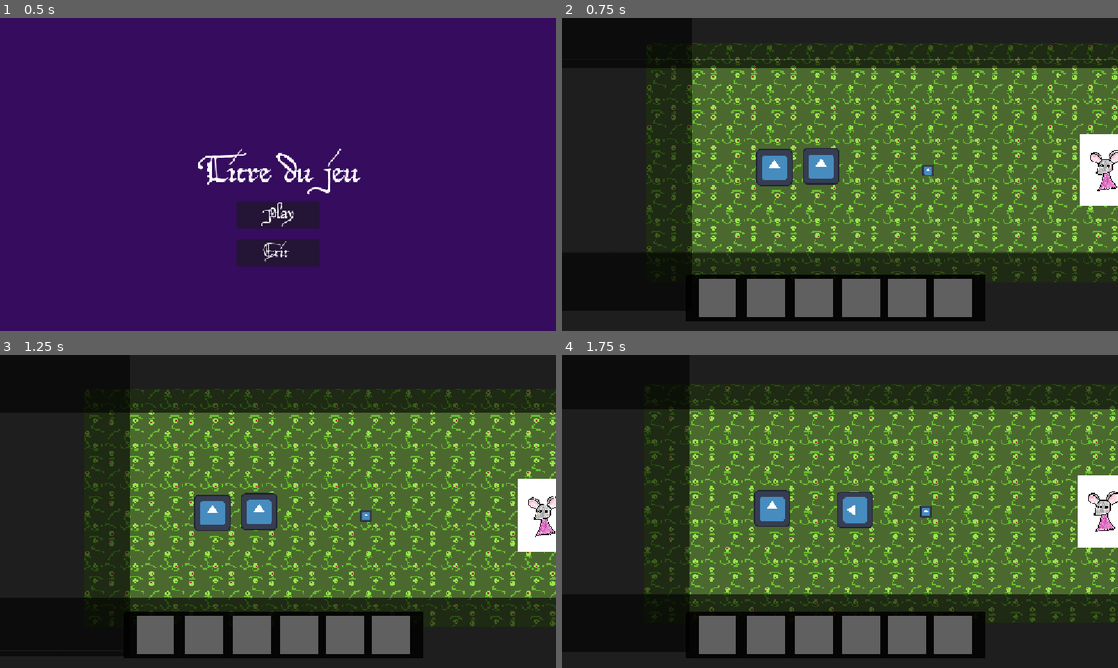
Above: before the commit, frames 1-4 (two rows, left to right).
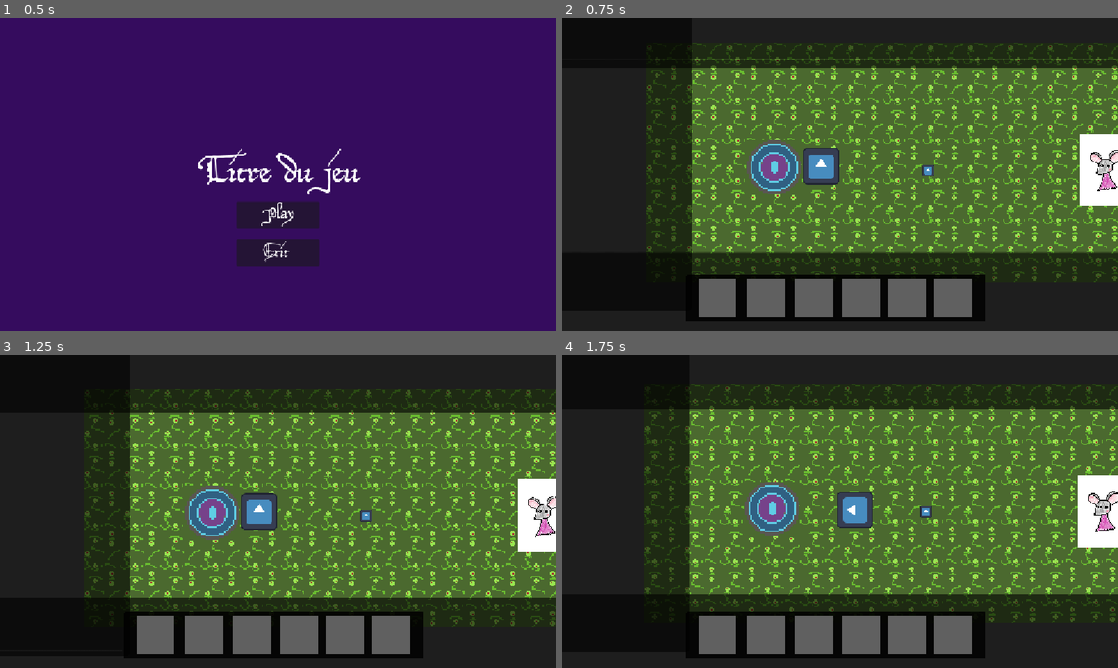
Above: after the commit, the same moments.

Repository: ygrecky/GameJam1
Game: Godot game, scene res://scenes/game_controller.tscn
Same seed, same stepped clock (60 frames per second), same inputs: the game is played once before the commit and once after it. The engine's default icon, where the game draws it, is replaced by a stand-in: a white triangle on a blue panel in a dark square.
Inputs (mouse positions are in pixels of both pictures, inside the frame that each line leads up to):
- Up to frame 1 (0.5 s): no input
- Up to frame 2 (0.75 s): click (840, 215) at 0.5 s
- Up to frame 3 (1.25 s): no input
- Up to frame 4 (1.75 s): hold Right (right) from 1.28 s (still down); hold Space (action_1) from 1.28 s (still down)

Frame 1 is identical in both runs. In frame 2, 1.4% of the frame differs, in the area x 33-43%, y 38-57%; in frame 3, 1.4%, in the area x 33-43%, y 41-60%; in frame 4, 1.4%.

Commit message:
tentative de merge

Diff:
--- a/scenes/Decoration/autel.tscn
+++ b/scenes/Decoration/autel.tscn
@@ -1,9 +1,10 @@
 [gd_scene format=3 uid="uid://idj78xtahws3"]
 
-[ext_resource type="Texture2D" uid="uid://c353tuvpl12xx" path="res://icon.svg" id="1_r6a8l"]
+[ext_resource type="Texture2D" uid="uid://f73067xyq4bk" path="res://assets/tiles/tile_autel.png" id="1_r6a8l"]
 
 [node name="Autel" type="Node2D" unique_id=1929311227]
 
 [node name="Sprite2D" type="Sprite2D" parent="." unique_id=585259451]
 position = Vector2(3, 4)
+scale = Vector2(5.93, 5.93)
 texture = ExtResource("1_r6a8l")
--- /dev/null
+++ b/scenes/Decoration/chemin et virage.tscn
@@ -0,0 +1,18 @@
+[gd_scene format=3 uid="uid://cm3it50luwt1b"]
+
+[ext_resource type="PackedScene" uid="uid://csql6brr1dlkx" path="res://scenes/Decoration/chemin.tscn" id="1_px5ou"]
+[ext_resource type="PackedScene" uid="uid://dtsvsklgqr5s0" path="res://scenes/Decoration/chemin_virage.tscn" id="2_re3at"]
+
+[node name="Node2D" type="Node2D" unique_id=1867184124]
+
+[node name="Chemin" parent="." unique_id=1271939013 instance=ExtResource("1_px5ou")]
+position = Vector2(2154, 490)
+rotation = 1.5707964
+
+[node name="Chemin2" parent="." unique_id=1547768559 instance=ExtResource("1_px5ou")]
+position = Vector2(2885, 1203)
+
+[node name="Chemin virage" parent="." unique_id=1553690868 instance=ExtResource("2_re3at")]
+position = Vector2(2163, 1212)
+rotation = -1.5707964
+scale = Vector2(11.905, 11.905)
--- /dev/null
+++ b/scenes/Decoration/chemin_virage.tscn
@@ -0,0 +1,8 @@
+[gd_scene format=3 uid="uid://dtsvsklgqr5s0"]
+
+[ext_resource type="Texture2D" uid="uid://dirfmhh42jgsd" path="res://assets/tiles/tile_chemin_virage.png" id="1_18uck"]
+
+[node name="Chemin virage" type="Node2D" unique_id=1553690868]
+
+[node name="Sprite2D" type="Sprite2D" parent="." unique_id=1975493869]
+texture = ExtResource("1_18uck")
--- /dev/null
+++ b/scenes/Decoration/fontaine.tscn
@@ -0,0 +1,19 @@
+[gd_scene format=3 uid="uid://rfwu7hewpvwa"]
+
+[ext_resource type="Texture2D" uid="uid://duvj0eabo1v4c" path="res://assets/décor/fontaine.png" id="1_fo84c"]
+
+[sub_resource type="CapsuleShape2D" id="CapsuleShape2D_y7o8b"]
+radius = 78.0
+height = 344.0
+
+[node name="Fontaine" type="StaticBody2D" unique_id=1356898558]
+
+[node name="Sprite2D" type="Sprite2D" parent="." unique_id=910490546]
+position = Vector2(8, -54)
+scale = Vector2(5.27, 5.27)
+texture = ExtResource("1_fo84c")
+
+[node name="CollisionShape2D" type="CollisionShape2D" parent="." unique_id=976610999]
+position = Vector2(7, 9)
+rotation = 1.5707964
+shape = SubResource("CapsuleShape2D_y7o8b")
--- /dev/null
+++ b/scenes/Decoration/puit.tscn
@@ -0,0 +1,18 @@
+[gd_scene format=3 uid="uid://dxoqlvh3iwc81"]
+
+[ext_resource type="Texture2D" uid="uid://d331fgajhdxke" path="res://assets/décor/puits.png" id="1_d8qq5"]
+
+[sub_resource type="RectangleShape2D" id="RectangleShape2D_u081y"]
+size = Vector2(168, 111.5)
+
+[node name="Puit" type="StaticBody2D" unique_id=111173393]
+
+[node name="Sprite2D" type="Sprite2D" parent="." unique_id=468309088]
+z_index = 1
+position = Vector2(62, -244)
+scale = Vector2(5.315, 5.315)
+texture = ExtResource("1_d8qq5")
+
+[node name="CollisionShape2D" type="CollisionShape2D" parent="." unique_id=1232735366]
+position = Vector2(62, -138.25)
+shape = SubResource("RectangleShape2D_u081y")
--- a/scenes/Levels/Place village.tscn
+++ b/scenes/Levels/Place village.tscn
@@ -10,6 +10,10 @@
 [ext_resource type="PackedScene" uid="uid://c0tk2qqokmxjw" path="res://scenes/bloc_magnétique.tscn" id="7_0dq5c"]
 [ext_resource type="PackedScene" uid="uid://cqisqshyk32o7" path="res://scenes/Decoration/Eglise.tscn" id="8_qan31"]
 [ext_resource type="PackedScene" uid="uid://bfe54hqkti65k" path="res://scenes/bousole.tscn" id="10_m65ih"]
+[ext_resource type="PackedScene" uid="uid://dtsvsklgqr5s0" path="res://scenes/Decoration/chemin_virage.tscn" id="11_d4wbx"]
+[ext_resource type="PackedScene" uid="uid://cm3it50luwt1b" path="res://scenes/Decoration/chemin et virage.tscn" id="12_n1env"]
+[ext_resource type="PackedScene" uid="uid://dxoqlvh3iwc81" path="res://scenes/Decoration/puit.tscn" id="13_rhp8x"]
+[ext_resource type="PackedScene" uid="uid://rfwu7hewpvwa" path="res://scenes/Decoration/fontaine.tscn" id="14_2d8mv"]
 
 [sub_resource type="PackedScene" id="PackedScene_0dq5c"]
 _bundled = {
@@ -69,7 +73,7 @@
 position = Vector2(1968, 0)
 
 [node name="Maison3" parent="Gros sol" unique_id=1596774400 instance=ExtResource("6_4hvs0")]
-position = Vector2(2608.0002, 338)
+position = Vector2(2629.0002, 424.00003)
 scale = Vector2(10, 10)
 
 [node name="Chemin" parent="Gros sol" unique_id=1271939013 instance=ExtResource("5_kquo5")]
@@ -113,22 +117,38 @@
 scale = Vector2(10, 10)
 
 [node name="Maison4" parent="." unique_id=1822626747 instance=ExtResource("6_4hvs0")]
-position = Vector2(4478, -1038.0001)
+position = Vector2(4275, 1995)
 scale = Vector2(10, 10)
 
 [node name="Bloc magnétique" parent="." unique_id=32234192 instance=ExtResource("7_0dq5c")]
 position = Vector2(3436, 38)
 
 [node name="Node2D" parent="." unique_id=708541613 instance=ExtResource("8_qan31")]
-position = Vector2(2837.0002, 424)
+position = Vector2(2847.0002, 511)
 scale = Vector2(15.015, 15.015)
 
 [node name="Chemin" parent="." unique_id=486713908 instance=ExtResource("5_kquo5")]
 position = Vector2(673, 97)
 
 [node name="Chemin2" parent="." unique_id=774553325 instance=ExtResource("5_kquo5")]
-position = Vector2(2868, 1131)
+position = Vector2(2864, 1198)
 
 [node name="Bousole" parent="." unique_id=538919682 instance=ExtResource("10_m65ih")]
 position = Vector2(3459, 577)
 scale = Vector2(0.49, 0.49)
+
+[node name="Chemin virage" parent="." unique_id=1553690868 instance=ExtResource("11_d4wbx")]
+position = Vector2(2142, 1212)
+rotation = -1.5707964
+scale = Vector2(11.905, 11.905)
+
+[node name="Node2D2" parent="." unique_id=1867184124 instance=ExtResource("12_n1env")]
+position = Vector2(2870, 3363)
+rotation = -1.5707964
+
+[node name="Puit" parent="." unique_id=1140440893 instance=ExtResource("13_rhp8x")]
+position = Vector2(3080, 62)
+
+[node name="Fontaine" parent="." unique_id=1356898558 instance=ExtResource("14_2d8mv")]
+position = Vector2(2830, 1531.9999)
+scale = Vector2(1.755, 1.755)
--- a/scripts/affichage_lettre_grimoire.gd
+++ b/scripts/affichage_lettre_grimoire.gd
@@ -11,7 +11,9 @@
 	if Global.lettre_grimoire:
 		visible = true
 		Global.player.isTalking = true
-	if Input.is_action_just_pressed("action_1"):
-		visible = false
-		Global.player.isTalking = false
-		Global.lettre_grimoire = false
+
+	if(Global.lettre_grimoire):
+		if Input.is_action_just_pressed("action_1"):
+			visible = false
+			Global.player.isTalking = false
+			Global.lettre_grimoire = false
